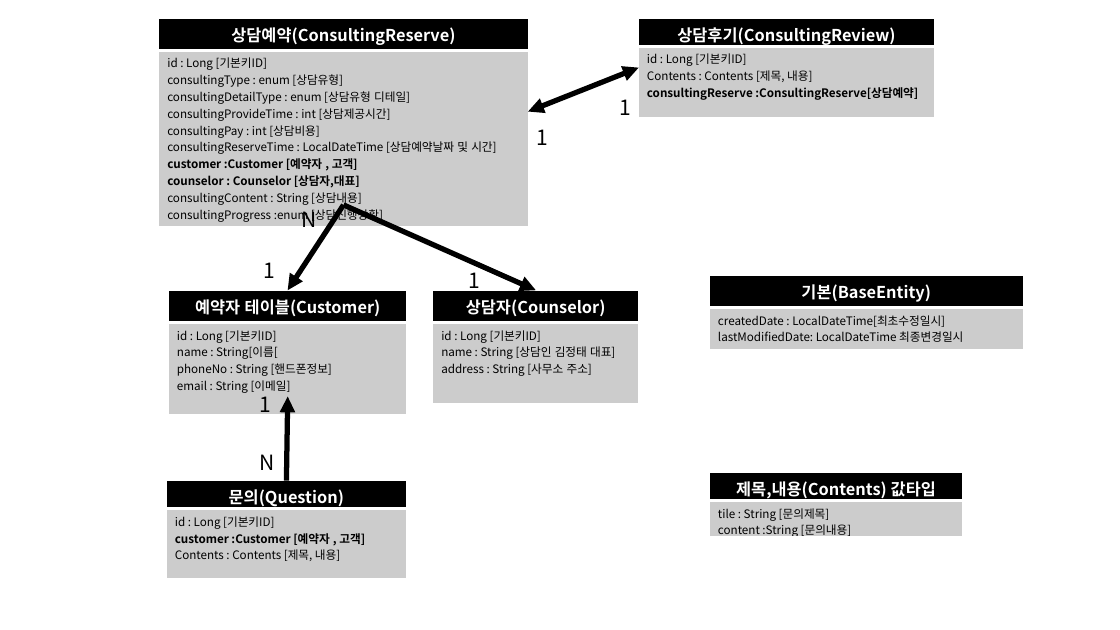
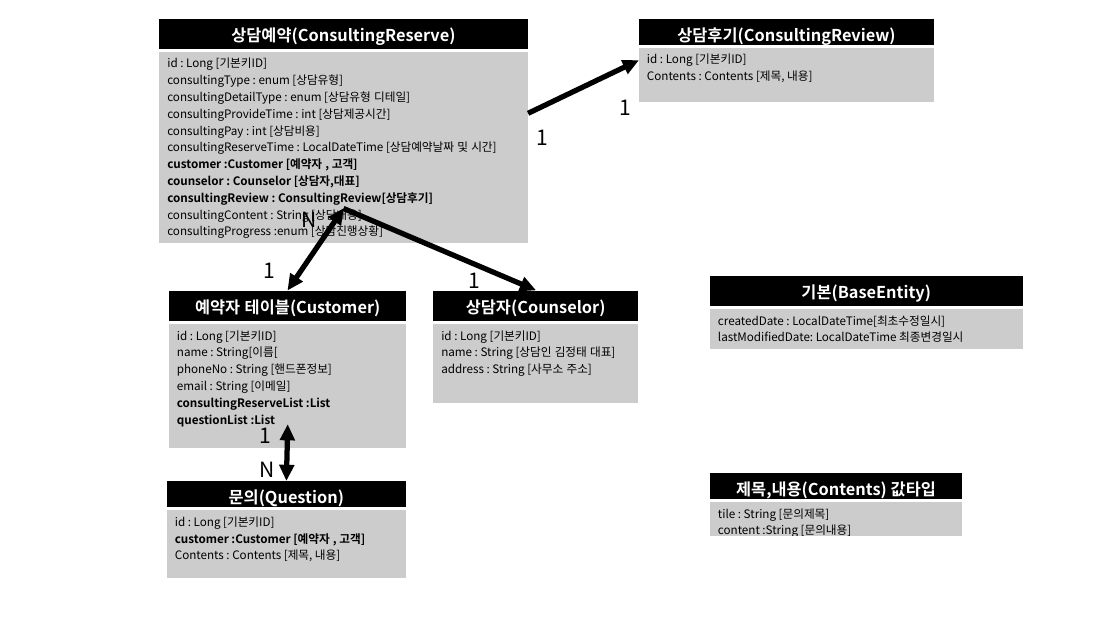
Before and after one commit to ggmanyar/MobooHouse_First, a slide deck: slide 1 of etc/DB_Info/테이블_설계_도식화.pptx. Drawn at 1120x630 pixels with LibreOffice and Linux fonts; fonts in the diff are those of the drawing. Boxes give left, top, right and bottom in pixels: in the first picture for what was removed or moved away, otherwise in the second. Text is boxed around its words. In the diff, an @@ line names an element or a change of style, - is before the commit and + after.

Commit message:
테이블 도식 변경

```diff
--- a/etc/DB_Info/테이블_설계_도식화.pptx
+++ b/etc/DB_Info/테이블_설계_도식화.pptx
@@ table at (159, 18, 528, 243) @@
-row 2, column 1: id : Long [기본키ID] / consultingType : enum [상담유형] / consultingDetailType : enum [상담유형 디테일] / consultingProvideTime : int [상담제공시간] / consultingPay : int [상담비용] / consultingReserveTime : LocalDateTime [상담예약날짜 및 시간] / customer :Customer [예약자 , 고객] / counselor : Counselor [상담자,대표] / consultingContent : String [상담내용] / consultingProgress :enum [상담진행상황]
+row 2, column 1: id : Long [기본키ID] / consultingType : enum [상담유형] / consultingDetailType : enum [상담유형 디테일] / consultingProvideTime : int [상담제공시간] / consultingPay : int [상담비용] / consultingReserveTime : LocalDateTime [상담예약날짜 및 시간] / customer :Customer [예약자 , 고객] / counselor : Counselor [상담자,대표] / consultingReview : ConsultingReview[상담후기] / consultingContent : String [상담내용] / consultingProgress :enum [상담진행상황]
@@ table at (639, 18, 934, 103) @@
-row 2, column 1: id : Long [기본키ID] / Contents : Contents [제목, 내용] / consultingReserve :ConsultingReserve[상담예약]
+row 2, column 1: id : Long [기본키ID] / Contents : Contents [제목, 내용]
@@ double arrow moved from (528, 112) - (639, 68) to (528, 113) - (639, 60) @@
@@ double arrow (528, 113) - (639, 60): double arrow to arrow @@
@@ 1 text, 1 arrow, 1 double arrow: place and size @@
-1 text, 1 arrow, 1 double arrow at (259, 205, 536, 470)
+1 text, 1 arrow, 1 double arrow at (259, 208, 536, 482)
@@ arrow (288, 290) - (344, 208): arrow to double arrow @@
@@ table at (169, 290, 408, 432) @@
-row 2, column 1: id : Long [기본키ID] / name : String[이름[ / phoneNo : String [핸드폰정보] / email : String [이메일]
+row 2, column 1: id : Long [기본키ID] / name : String[이름[ / phoneNo : String [핸드폰정보] / email : String [이메일] / consultingReserveList :List / questionList :List
@@ text "1": place and size @@
-text "1" at (259, 396, 271, 417)
+text "1" at (259, 422, 271, 443)
@@ arrow moved from (287, 481) - (288, 397) to (287, 481) - (288, 424) @@
@@ arrow (287, 481) - (288, 424): arrow to double arrow @@
```
